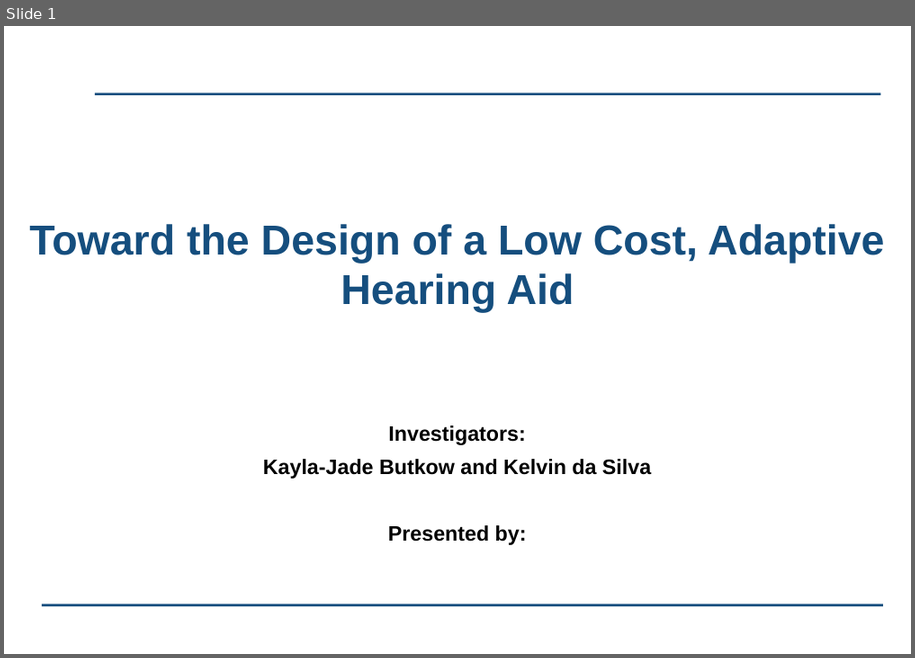
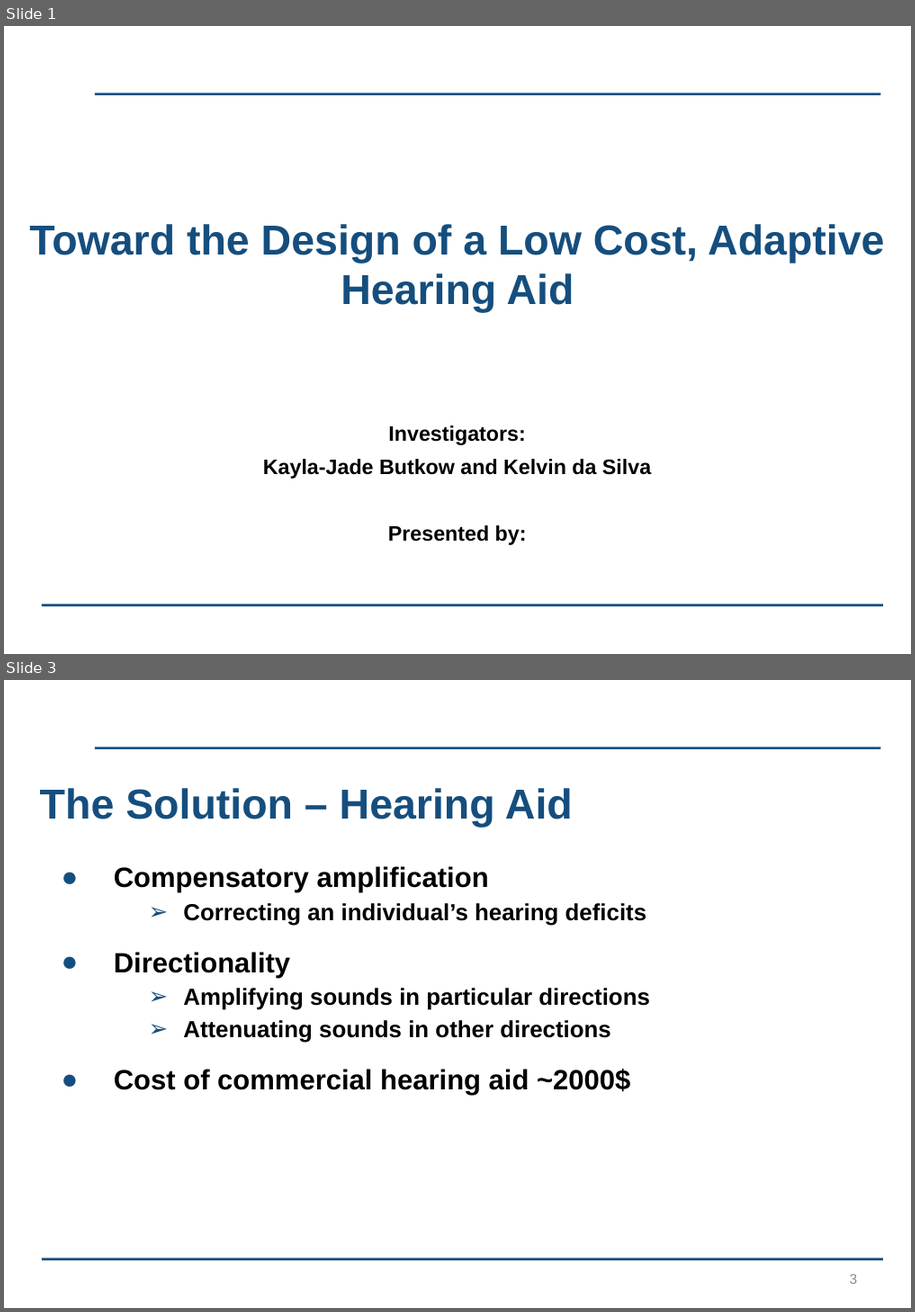
Before and after one commit to kayjayB/I_cant_hear_you, a slide deck: Presentation/Lab Project Presentation.pptx. Shown one above the other, each under a label of ours: slide 1 before the commit, slides 1 and 3 after it; the slides between them are not shown. The pictures are 915x658 and 915x1312 pixels, drawn with LibreOffice and Linux fonts; fonts in the diff are those of the drawing; background and template pictures are left out. Boxes give left, top, right and bottom in pixels: in the first picture for what was removed or moved away, otherwise in the second. Text is boxed around its words. In the diff, an @@ line names an element or a change of style, - is before the commit and + after.

```diff
--- a/Presentation/Lab Project Presentation.pptx
+++ b/Presentation/Lab Project Presentation.pptx
@@ slide 3 added at <box>4,680,911,1308</box>, background #FFFFFF; not listed: 2 template elements that a slide beside it also shows @@
@@ title added at <box>40,788,573,827</box>, 36 pt, text #154E7E, bold @@
+The Solution – Hearing Aid
@@ text added at <box>114,866,650,1096</box>, 20 pt, text #000000, bold @@
+● Compensatory amplification
+  ➢ Correcting an individual’s hearing deficits
+● Directionality
+  ➢ Amplifying sounds in particular directions
+  ➢ Attenuating sounds in other directions
+● Cost of commercial hearing aid ~2000$
@@ page number added at <box>850,1274,858,1284</box>, 12 pt, text #8C8C8C @@
+3
```
Also in this commit, not shown: 2 slides changed, 1 other slide added.
